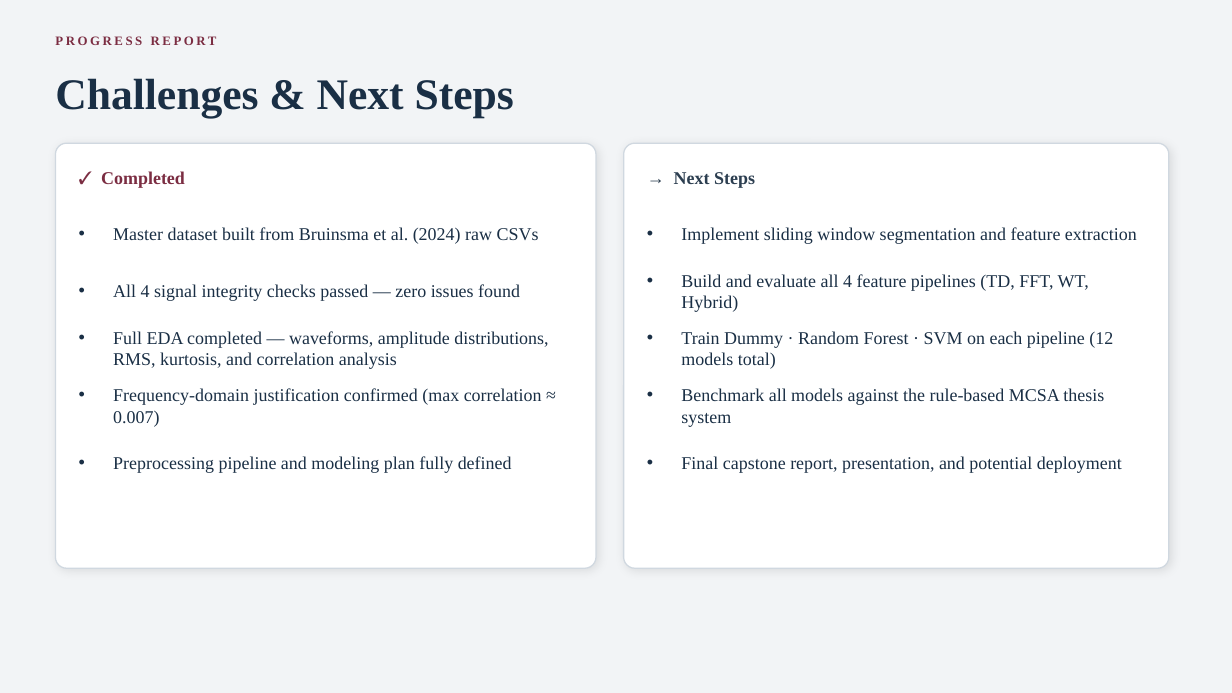
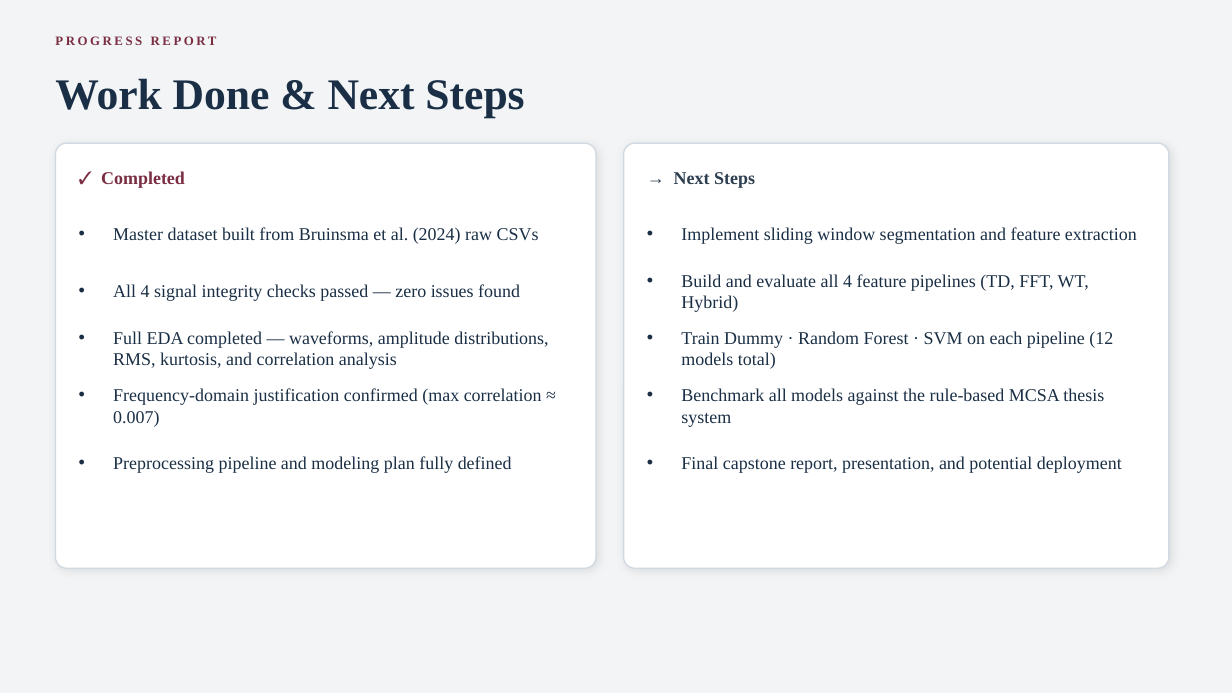
Before and after one commit to aliashoor04/Lightning-Talk-2, a slide deck: slide 11 of Lightning_Talk_2.pptx. Drawn at 1232x693 pixels with LibreOffice and Linux fonts; fonts in the diff are those of the drawing. Boxes give left, top, right and bottom in pixels: in the first picture for what was removed or moved away, otherwise in the second. Text is boxed around its words. In the diff, an @@ line names an element or a change of style, - is before the commit and + after.

```diff
--- a/Lightning_Talk_2.pptx
+++ b/Lightning_Talk_2.pptx
@@ text at (x1=55, y1=78, x2=524, y2=118): text changed @@
-Challenges & Next Steps
+Work Done & Next Steps
```
Also in this commit, not shown: 1 other slide changed, 3 other files.
